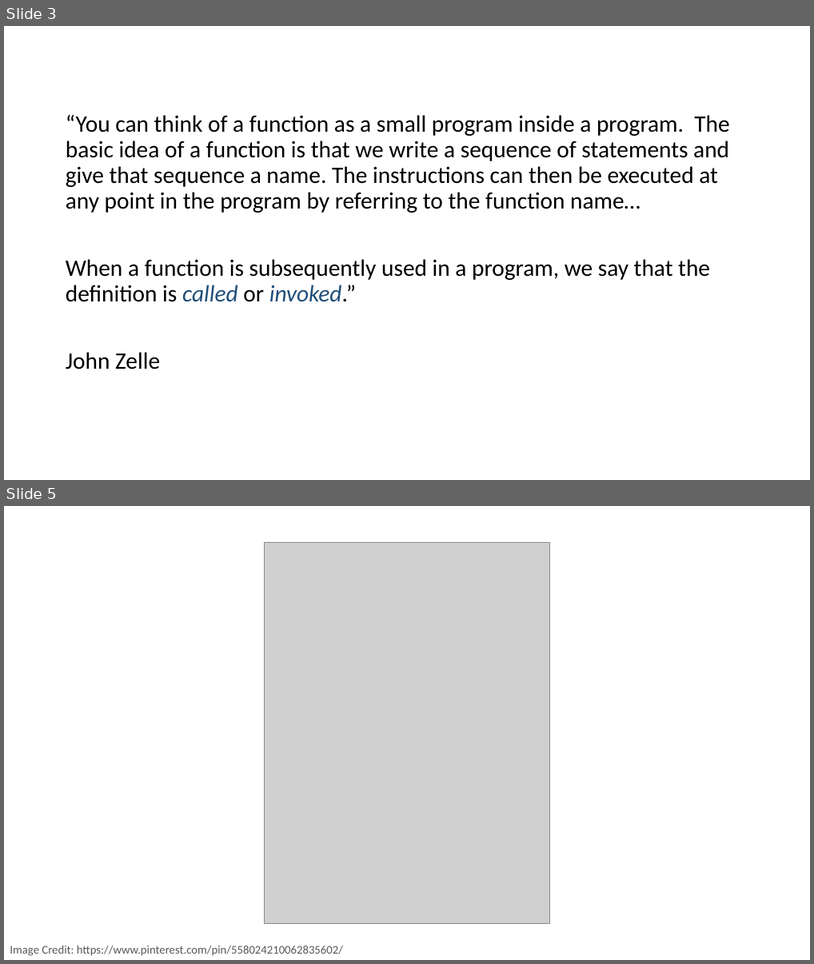
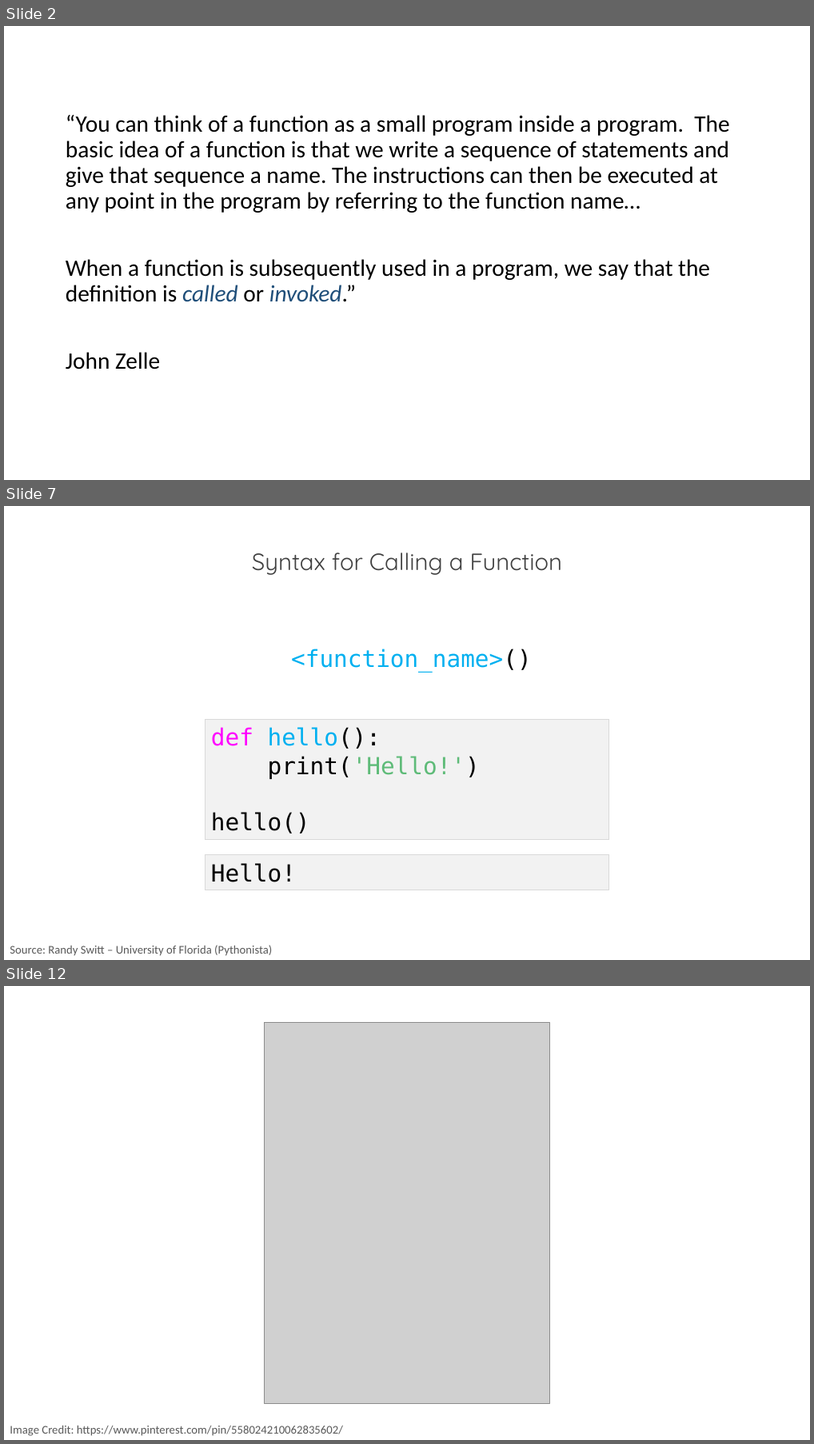
Before and after one commit to PracticumAI/python, a slide deck: presentations/03_functions.pptx. Shown one above the other, each under a label of ours: slides 3 and 5 before the commit, slides 2, 7 and 12 after it; the slides between them are not shown. The pictures are 814x964 and 814x1444 pixels, drawn with LibreOffice and Linux fonts; fonts in the diff are those of the drawing; grey boxes stand for pictures. Boxes give left, top, right and bottom in pixels: in the first picture for what was removed or moved away, otherwise in the second. Text is boxed around its words. In the diff, an @@ line names an element or a change of style, - is before the commit and + after.

```diff
--- a/presentations/03_functions.pptx
+++ b/presentations/03_functions.pptx
@@ slide 7 added at (4, 506, 810, 960), background #FFFFFF @@
@@ text added at (252, 552, 563, 575), 28 pt, text #404040 @@
+Syntax for Calling a Function
@@ text added at (291, 648, 531, 672), 28 pt, text #00B0F0 @@
+  <function_name>()
@@ rectangle added at (206, 720, 610, 840), fill #F2F2F2, outline #D9D9D9 0.75 pt, 28 pt, text #000000 @@
+def hello():
+print('Hello!')
+hello()
@@ rectangle added at (206, 855, 610, 889), fill #F2F2F2, outline #D9D9D9 0.75 pt, 28 pt, text #000000 @@
+Hello!
@@ text added at (10, 944, 272, 956), 14 pt, text #595959 @@
+Source: Randy Switt – University of Florida (Pythonista)
@@ what was slide 3 is now slide 2 @@
@@ what was slide 5 is now slide 12 @@
```
Also in this commit, not shown: 3 slides changed, 8 other slides added, 3 slides removed, 2 other files.
